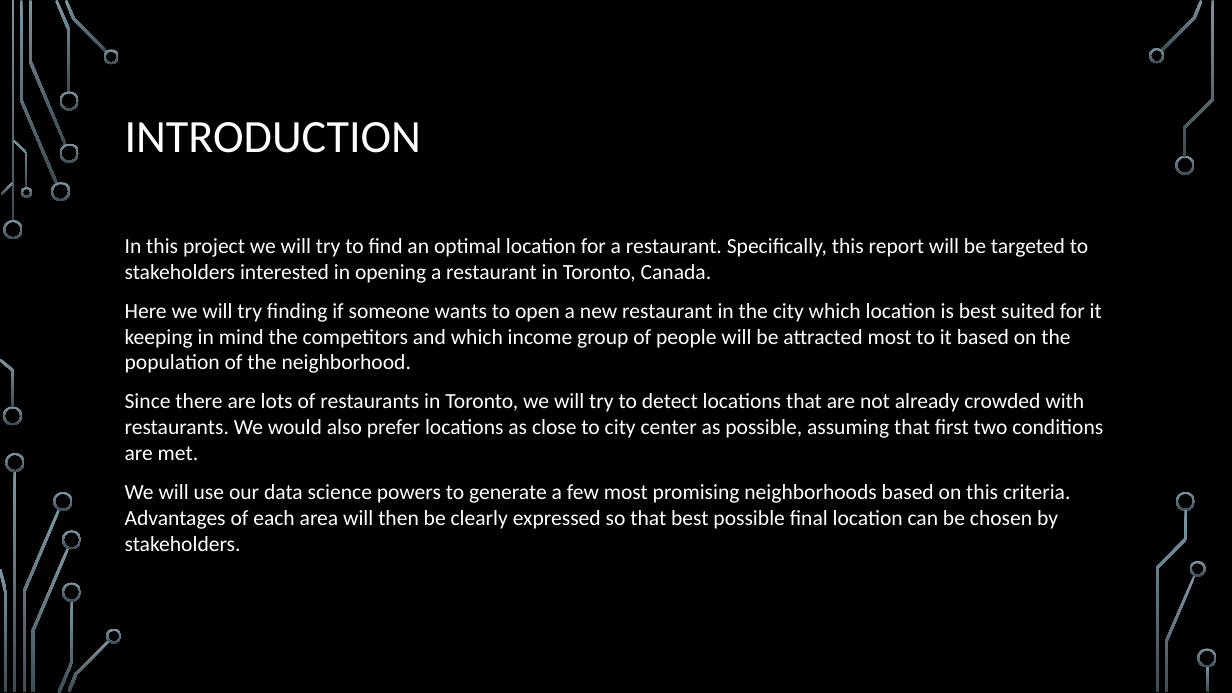
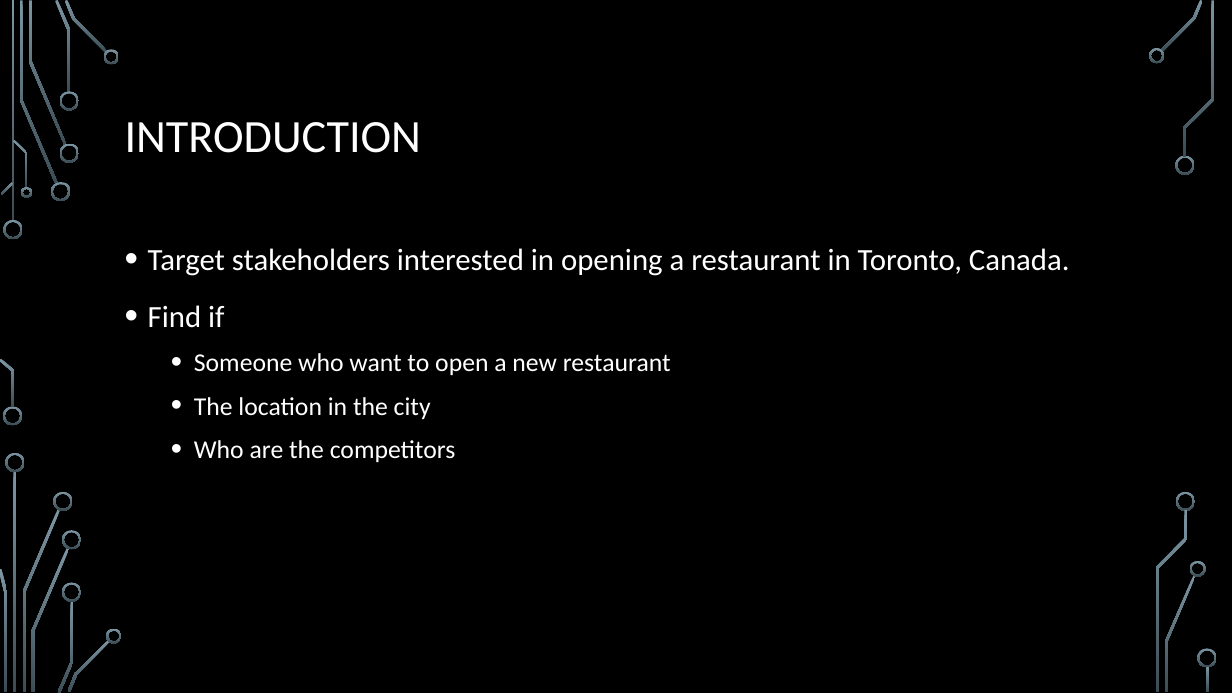
Before and after one commit to banksgd/datasciencecoursera, a slide deck: slide 2 of The Battle of Neighborhoods (week 2) - PPT.pptx. Drawn at 1232x693 pixels with LibreOffice and Linux fonts; fonts in the diff are those of the drawing; background and template pictures are left out. Boxes give left, top, right and bottom in pixels: in the first picture for what was removed or moved away, otherwise in the second. Text is boxed around its words. In the diff, an @@ line names an element or a change of style, - is before the commit and + after.

```diff
--- a/The Battle of Neighborhoods (week 2) - PPT.pptx
+++ b/The Battle of Neighborhoods (week 2) - PPT.pptx
@@ text at box(148, 248, 1070, 462): text changed; size 16.8 to 20 pt @@
-In this project we will try to find an optimal location for a restaurant. Specifically, this report will be targeted to stakeholders interested in opening a restaurant in Toronto, Canada.
-Here we will try finding if someone wants to open a new restaurant in the city which location is best suited for it keeping in mind the competitors and which income group of people will be attracted most to it based on the population of the neighborhood.
-Since there are lots of restaurants in Toronto, we will try to detect locations that are not already crowded with restaurants. We would also prefer locations as close to city center as possible, assuming that first two conditions are met.
-We will use our data science powers to generate a few most promising neighborhoods based on this criteria. Advantages of each area will then be clearly expressed so that best possible final location can be chosen by stakeholders.
+• Target stakeholders interested in opening a restaurant in Toronto, Canada.
+• Find if
+  • Someone who want to open a new restaurant
+  • The location in the city
+  • Who are the competitors
```
Also in this commit, not shown: 6 other slides changed.
